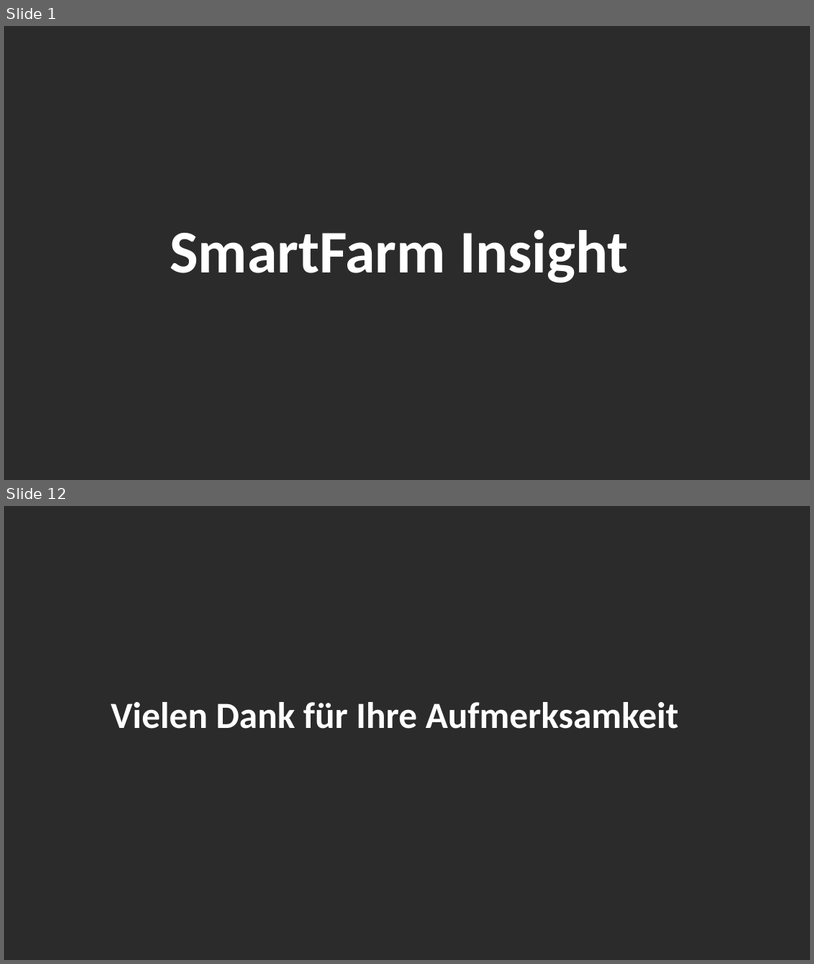
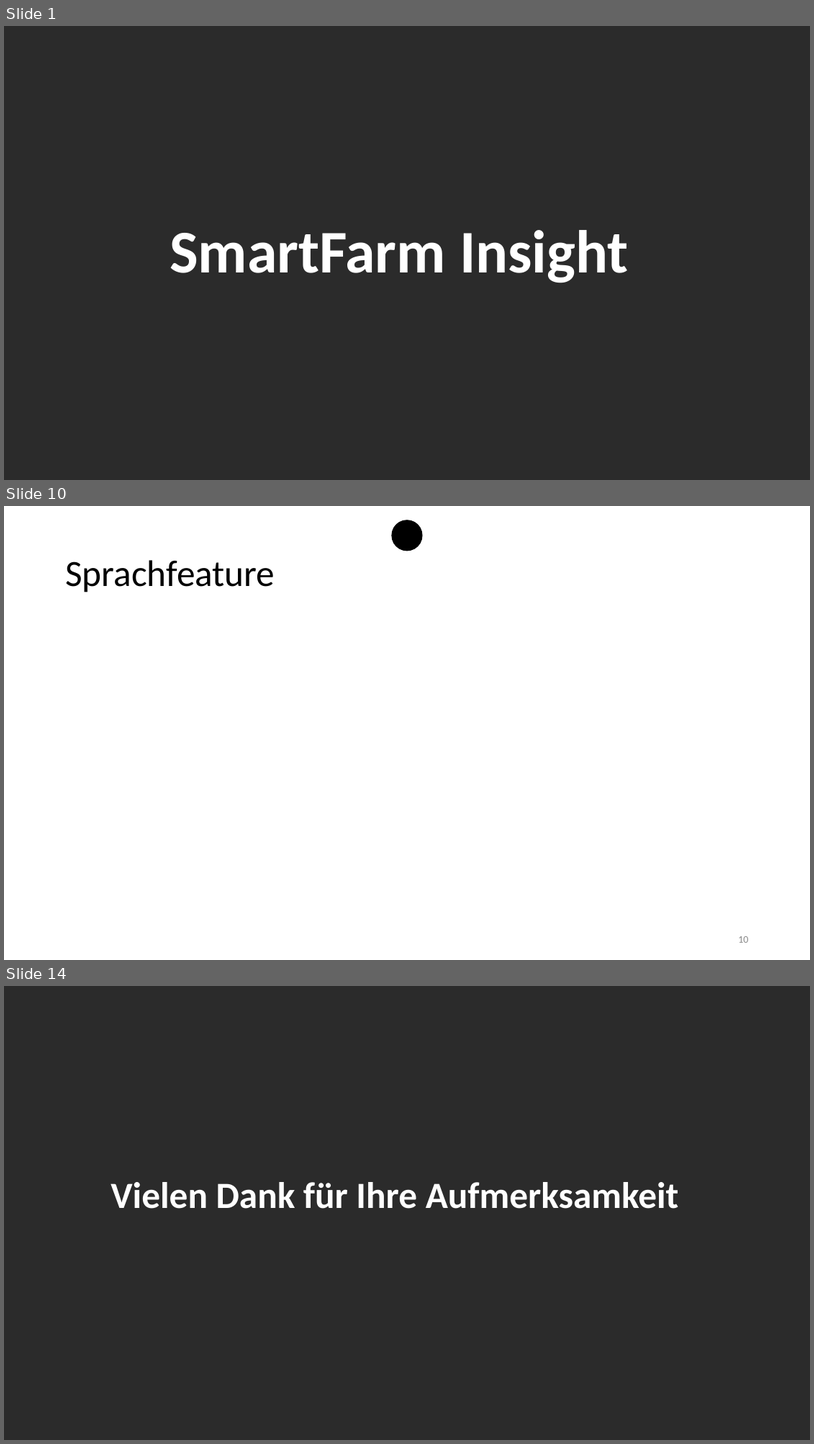
Before and after one commit to benjamin-leiding/FarmInsight-Dashboard-Backend, a slide deck: SmartFarm Insights.pptx. Shown one above the other, each under a label of ours: slides 1 and 12 before the commit, slides 1, 10 and 14 after it; the slides between them are not shown. The pictures are 814x964 and 814x1444 pixels, drawn with LibreOffice and Linux fonts; fonts in the diff are those of the drawing; background and template pictures are left out; a plain dark background stands for a picture behind light text. Boxes give left, top, right and bottom in pixels: in the first picture for what was removed or moved away, otherwise in the second. Text is boxed around its words. In the diff, an @@ line names an element or a change of style, - is before the commit and + after.

```diff
--- a/SmartFarm Insights.pptx
+++ b/SmartFarm Insights.pptx
@@ slide 10 added at bbox=[4, 506, 810, 960], background #FFFFFF @@
@@ ellipse added at bbox=[392, 520, 422, 551], fill #000000, outline #000000 1 pt @@
@@ title added at bbox=[65, 560, 275, 592], 44 pt, text #000000 @@
+Sprachfeature
@@ page number added at bbox=[738, 936, 748, 942], 12 pt, text #8C8C8C @@
+10
@@ what was slide 12 is now slide 14 @@
```
Also in this commit, not shown: 9 slides changed, 2 other slides added, 1 slide removed.
